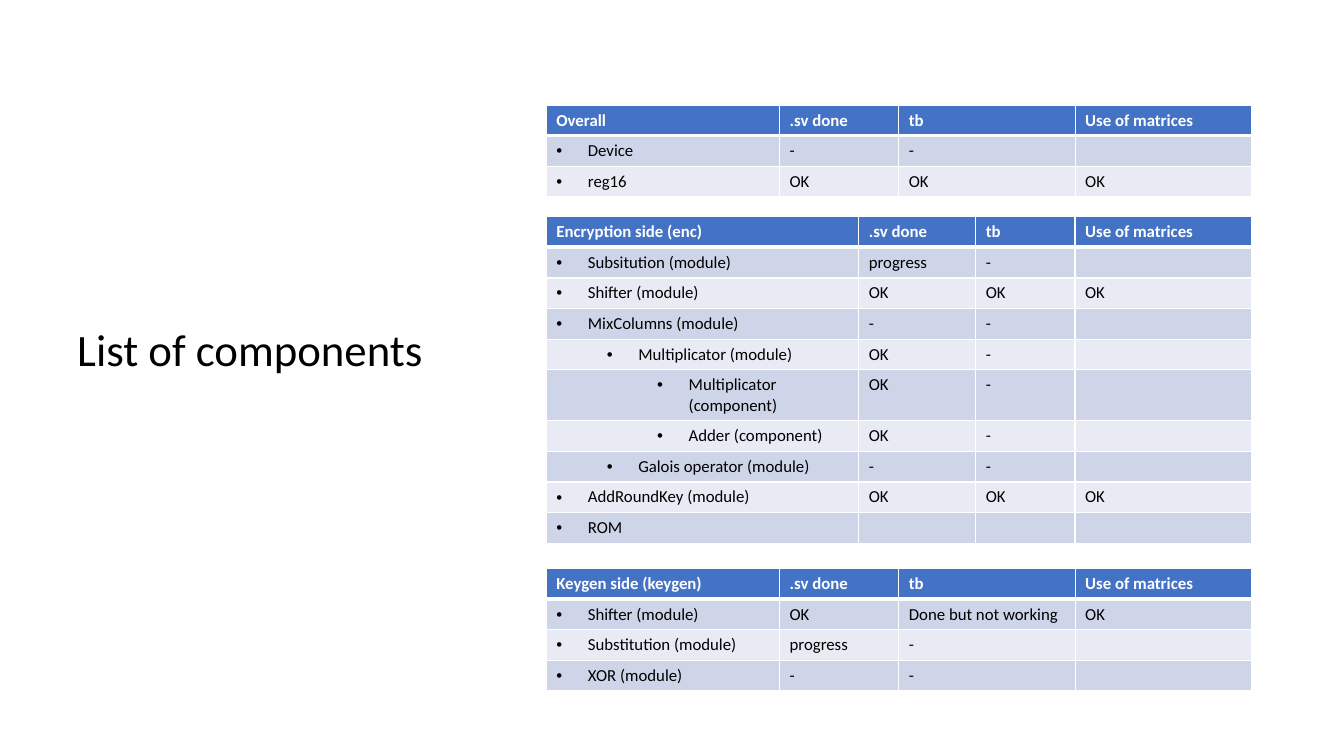
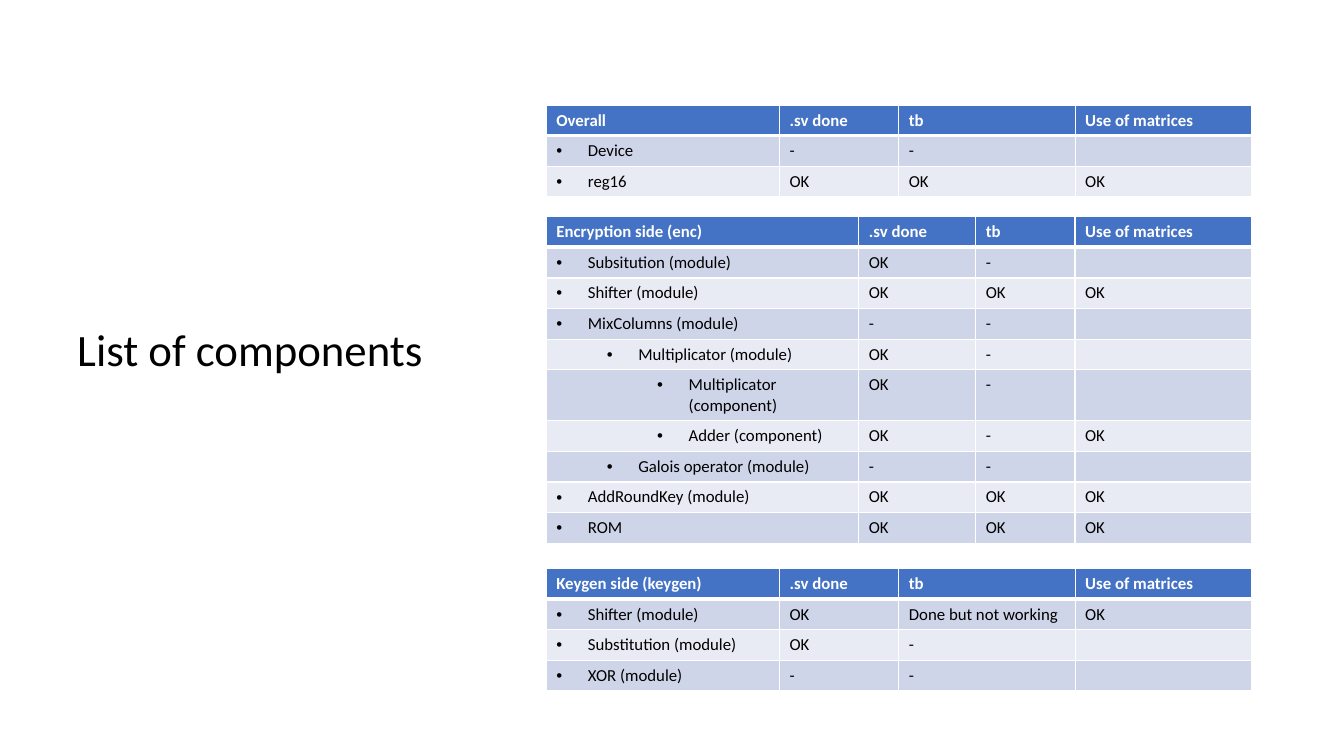
Before and after one commit to acarreteroc99/AES256-IP-Core, a slide deck: slide 6 of ASIC_hardware_blockLevelStructure.pptx. Drawn at 1344x756 pixels with LibreOffice and Linux fonts; fonts in the diff are those of the drawing. Boxes give left, top, right and bottom in pixels: in the first picture for what was removed or moved away, otherwise in the second. Text is boxed around its words. In the diff, an @@ line names an element or a change of style, - is before the commit and + after.

Commit message:
Updated presentation

```diff
--- a/ASIC_hardware_blockLevelStructure.pptx
+++ b/ASIC_hardware_blockLevelStructure.pptx
@@ table at (546,217,1252,539) @@
-row 2, column 2: progress
+row 2, column 2: OK
-row 7, column 4: 
+row 7, column 4: OK
-row 10: ROM |  |  | 
+row 10: ROM | OK | OK | OK
@@ table at (546,569,1251,690) @@
-row 3, column 2: progress
+row 3, column 2: OK
```
Also in this commit, not shown: 2 slides added.
